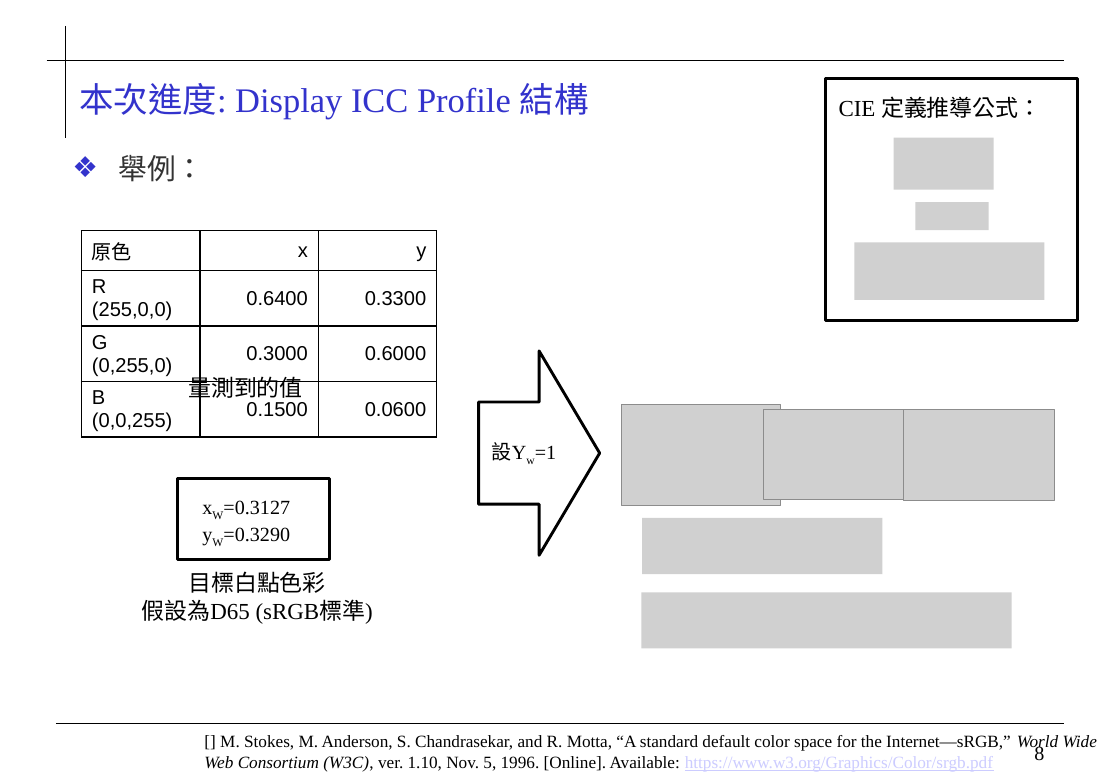
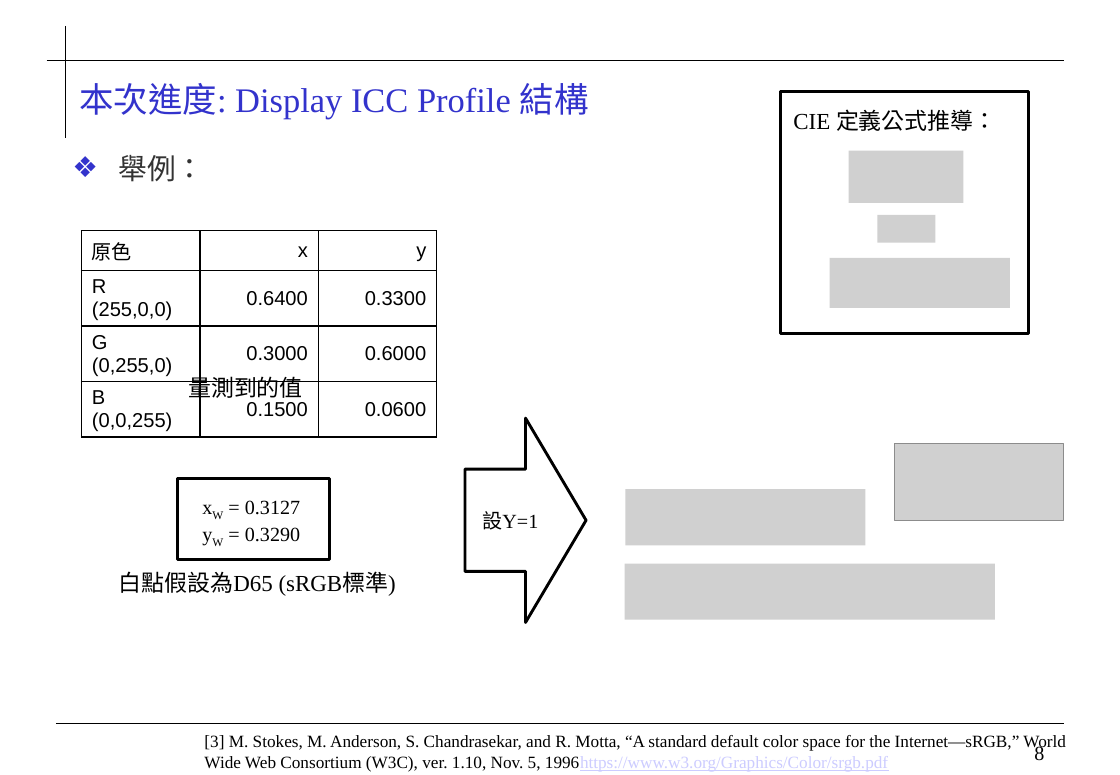
Before and after one commit to 0ilasis0/home, a slide deck: slide 8 of ICCPROFILE_0923.pptx. Drawn at 1120x775 pixels with LibreOffice and Linux fonts; fonts in the diff are those of the drawing; grey boxes stand for pictures; background and template pictures are left out. Boxes give left, top, right and bottom in pixels: in the first picture for what was removed or moved away, otherwise in the second. Text is boxed around its words. In the diff, an @@ line names an element or a change of style, - is before the commit and + after.

Commit message:
09241032

```diff
--- a/ICCPROFILE_0923.pptx
+++ b/ICCPROFILE_0923.pptx
@@ rectangle: place and size @@
-rectangle at bbox=[826, 79, 1078, 322]
+rectangle at bbox=[781, 92, 1029, 335]
@@ text at bbox=[793, 109, 996, 131]: text changed @@
-CIE 定義推導公式：
+CIE 定義公式推導：
@@ picture: place and size @@
-picture at bbox=[894, 138, 994, 190]
+picture at bbox=[849, 151, 964, 204]
@@ picture removed at bbox=[915, 203, 989, 231] @@
@@ picture added at bbox=[878, 215, 936, 243] @@
@@ picture: place and size @@
-picture at bbox=[854, 243, 1045, 301]
+picture at bbox=[829, 259, 1009, 308]
@@ right arrow "設Y=1": place and size @@
-right arrow "設Y=1" at bbox=[479, 352, 600, 556]
+right arrow "設Y=1" at bbox=[465, 419, 586, 624]
@@ picture removed at bbox=[622, 405, 781, 507] @@
@@ picture removed at bbox=[764, 410, 904, 501] @@
@@ picture removed at bbox=[904, 410, 1055, 501] @@
@@ picture added at bbox=[896, 444, 1064, 520] @@
@@ text at bbox=[245, 500, 300, 542]: spaces changed @@
-xW=0.3127
-yW=0.3290
+xW = 0.3127
+yW = 0.3290
@@ picture: place and size @@
-picture at bbox=[642, 518, 882, 574]
+picture at bbox=[626, 489, 866, 545]
@@ text in right arrow at bbox=[482, 511, 538, 530]: text changed @@
-設Yw=1
+設Y=1
@@ picture: place and size @@
-picture at bbox=[641, 593, 1011, 648]
+picture at bbox=[625, 564, 995, 619]
@@ text at bbox=[119, 571, 396, 596]: text changed @@
-目標白點色彩
-假設為D65 (sRGB標準)
+白點假設為D65 (sRGB標準)
@@ text at bbox=[204, 735, 1066, 772]: text changed @@
-[] M. Stokes, M. Anderson, S. Chandrasekar, and R. Motta, “A standard default color space for the Internet—sRGB,” World Wide Web Consortium (W3C), ver. 1.10, Nov. 5, 1996. [Online]. Available: https://www.w3.org/Graphics/Color/srgb.pdf
+[3] M. Stokes, M. Anderson, S. Chandrasekar, and R. Motta, “A standard default color space for the Internet—sRGB,” World Wide Web Consortium (W3C), ver. 1.10, Nov. 5, 1996https://www.w3.org/Graphics/Color/srgb.pdf
```
Also in this commit, not shown: 4 other slides changed.
